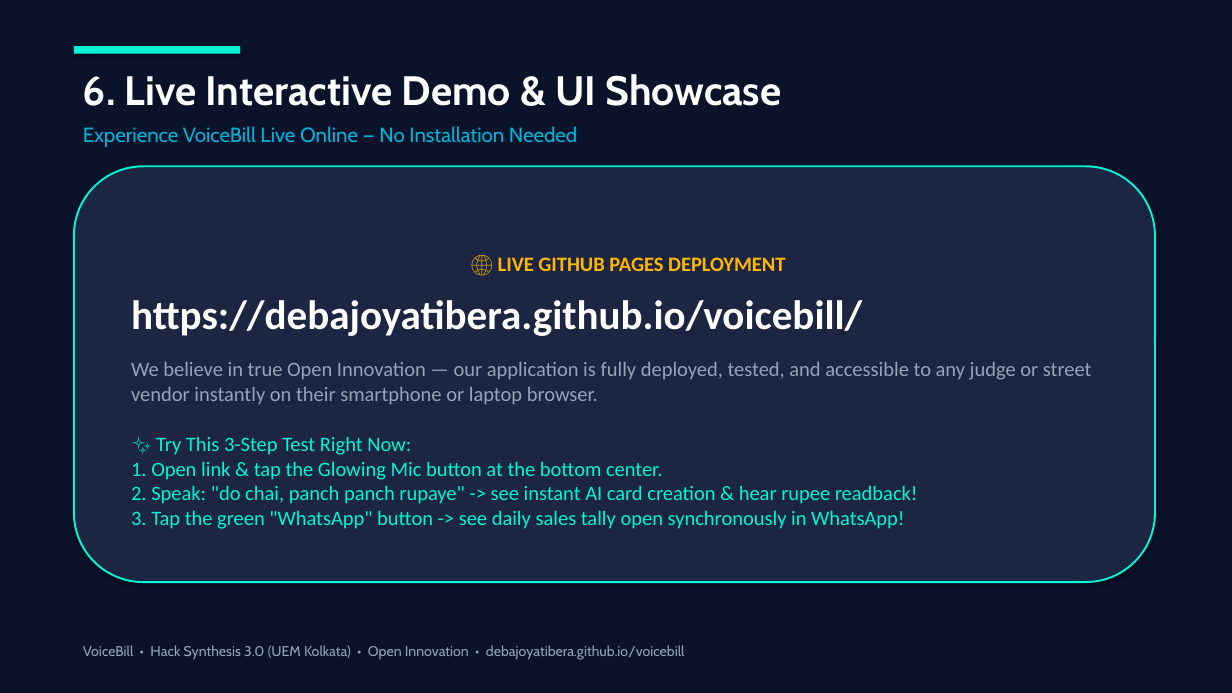
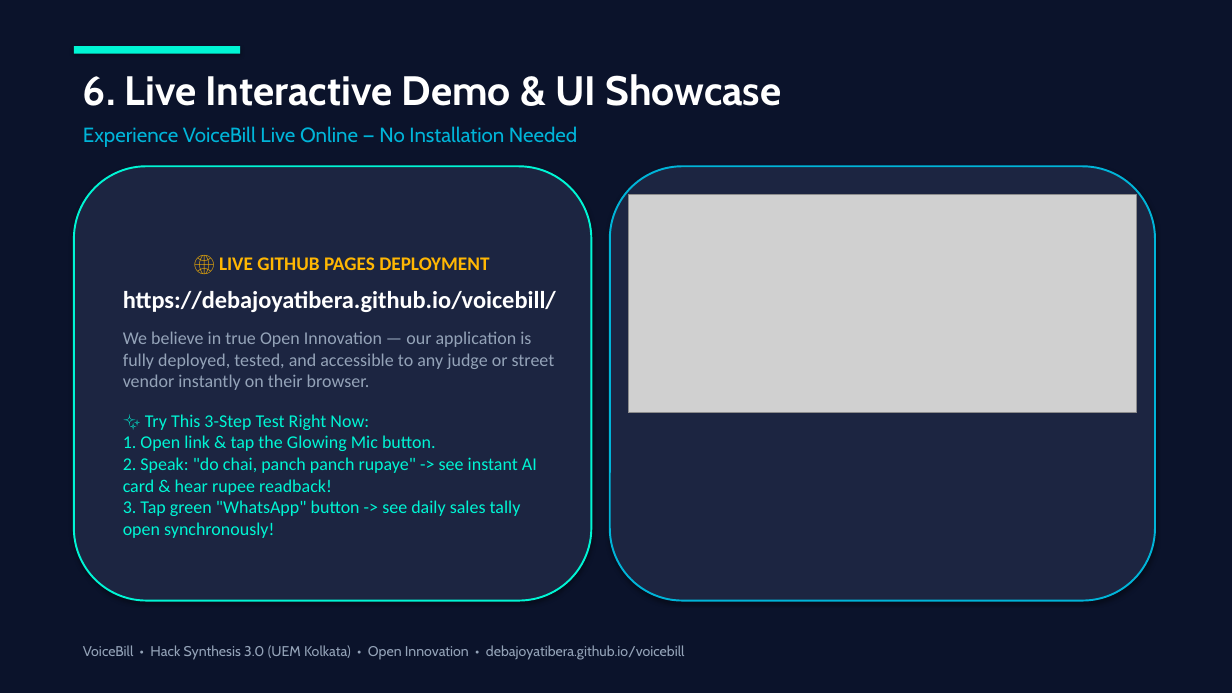
Before and after one commit to debajoyatibera/voicebill, a slide deck: slide 7 of VoiceBill_HackSynthesis_Presentation.pptx. Drawn at 1232x693 pixels with LibreOffice and Linux fonts; fonts in the diff are those of the drawing; grey boxes stand for pictures. Boxes give left, top, right and bottom in pixels: in the first picture for what was removed or moved away, otherwise in the second. Text is boxed around its words. In the diff, an @@ line names an element or a change of style, - is before the commit and + after.

Commit message:
Embed live VoiceBill web app screenshot into Slide 7 of presentation deck

```diff
--- a/VoiceBill_HackSynthesis_Presentation.pptx
+++ b/VoiceBill_HackSynthesis_Presentation.pptx
@@ rounded rectangle "🌐 LIVE GITHUB PAGES DEPLOYMENT" resized from (x1=74, y1=166, x2=1155, y2=582) to (x1=74, y1=166, x2=592, y2=601) @@
@@ rounded rectangle added at (x1=610, y1=166, x2=1155, y2=601), fill #1C2541, outline #00B4D8 1.5 pt @@
@@ picture added at (x1=628, y1=194, x2=1137, y2=413) @@
@@ text in rounded rectangle at (x1=123, y1=257, x2=556, y2=312): size 16 to 15 pt in "🌐 LIVE GITHUB PAGES DEPLOYMENT"; size 32 to 19 pt in "https://debajoyatibera.github.io/voicebill/"; less space between paragraphs @@
@@ text in rounded rectangle at (x1=123, y1=331, x2=555, y2=538): text changed; size 16 to 14 pt @@
-We believe in true Open Innovation — our application is fully deployed, tested, and accessible to any judge or street vendor instantly on their smartphone or laptop browser.
-✨ Try This 3-Step Test Right Now:
-1. Open link & tap the Glowing Mic button at the bottom center.
-2. Speak: "do chai, panch panch rupaye" -> see instant AI card creation & hear rupee readback!
-3. Tap the green "WhatsApp" button -> see daily sales tally open synchronously in WhatsApp!
+We believe in true Open Innovation — our application is fully deployed, tested, and accessible to any judge or street vendor instantly on their browser.
+✨ Try This 3-Step Test Right Now:
+1. Open link & tap the Glowing Mic button.
+2. Speak: "do chai, panch panch rupaye" -> see instant AI card & hear rupee readback!
+3. Tap green "WhatsApp" button -> see daily sales tally open synchronously!
```
Also in this commit, not shown: 3 other files.
